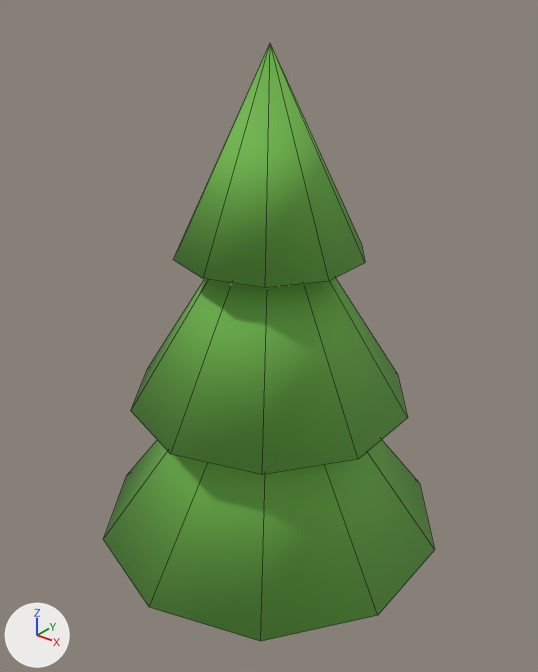
Two versions of the Blender file blender/blend/pine.blend, one commit apart.
Rendered twice from a camera (50 mm lens) standing at (2.05, -2.57, 3.35) and looking at (-0.05, 0.05, 1.73). Arrows for +X, +Y and +Z are at lower left; the lights stay in place. The older version comes first. Mesh edges are drawn as thin lines.

Names of what the first picture shows: 'Canopy'.
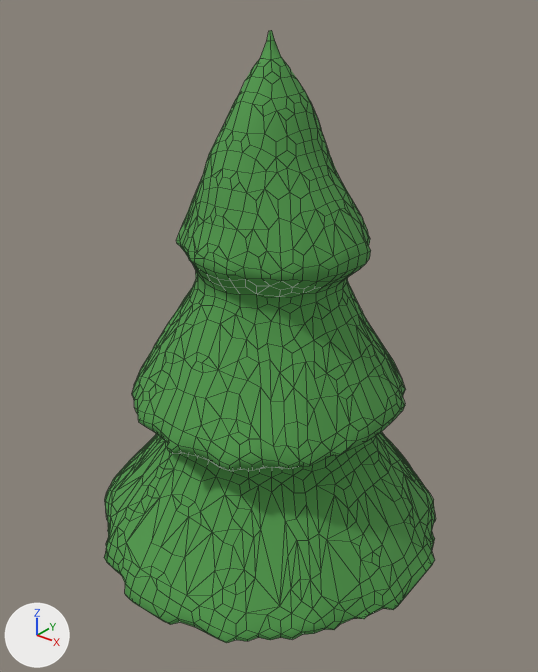
The edits, one by one:
Material 'pine' (mat_pine) is new.
Its base color is (0.0782, 0.323, 0.0685) (green #4f9a4a).
Its roughness is 0.9.
me_canopy is used by ob_canopy; parent ob_pine; location (0.0, 0.0, 0.0).
me_canopy had 33 vertices, 33 faces and spanned x -0.86..0.86, y -0.9..0.9, z 0.7..3.1.
me_canopy no longer uses material mat_grass_dark (green #6fb84a).
me_canopy now has 2131 vertices, 2549 faces and spans x -0.91..0.9, y -0.93..0.91, z 0.67..3.15.
me_canopy part 1: the loose piece of 11 vertices spanning x -0.86..0.86, y -0.9..0.9, z 0.7..1.9 is rebuilt with 2099 vertices and now spans x -0.91..0.9, y -0.93..0.91, z 0.67..3.15, in mat_pine (green #4f9a4a).
me_canopy part 2: the loose piece of 11 vertices spanning x -0.43..0.43, y -0.45..0.45, z 2.2..3.1 is deleted.
Part 3, on me_canopy:
11 vertices are removed from x -0.67..0.67, y -0.7..0.7, z 1.45..2.55.
11 faces are deleted.
32 vertices are added at x -0.43..0.44, y -0.42..0.44, z 1.4.
8 new faces join them.
me_canopy gains material mat_pine (green #4f9a4a).

Location of each change, (x1, y1, x2, y2) in pixels of the pictures (538 x 672 px; the box of a moved part takes in the faces that stretch with it):
'Canopy', reshaped
    before: (103, 43, 434, 641)
    after: (104, 30, 436, 643)
part 1 of me_canopy, rebuilt
    before: (103, 440, 434, 641)
    after: (104, 30, 436, 643)
part 2 of me_canopy, deleted (green)
    before: (173, 43, 365, 288)
part 3 of me_canopy, moved or reshaped (not visible afterwards)
    before: (131, 278, 407, 475)
